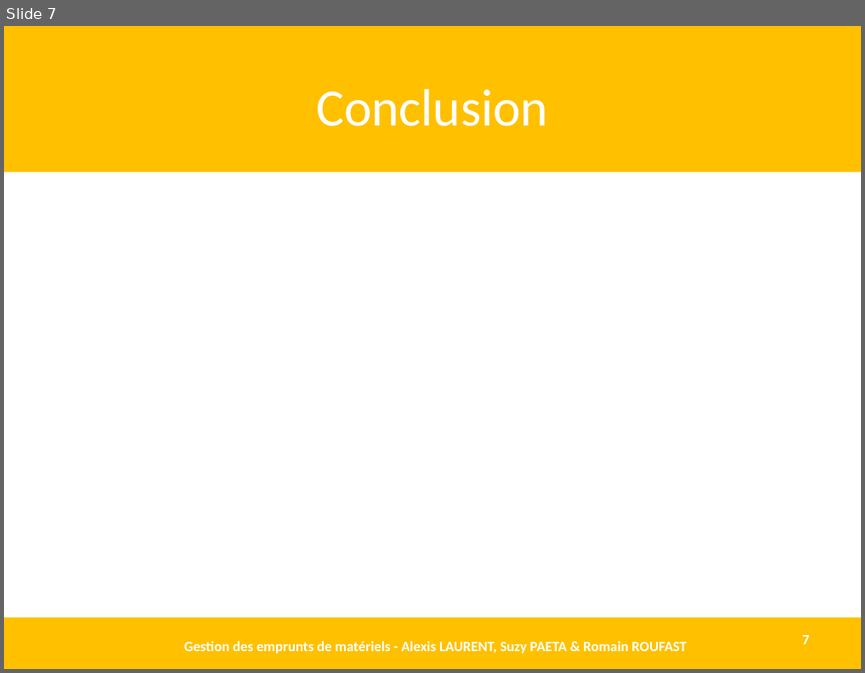
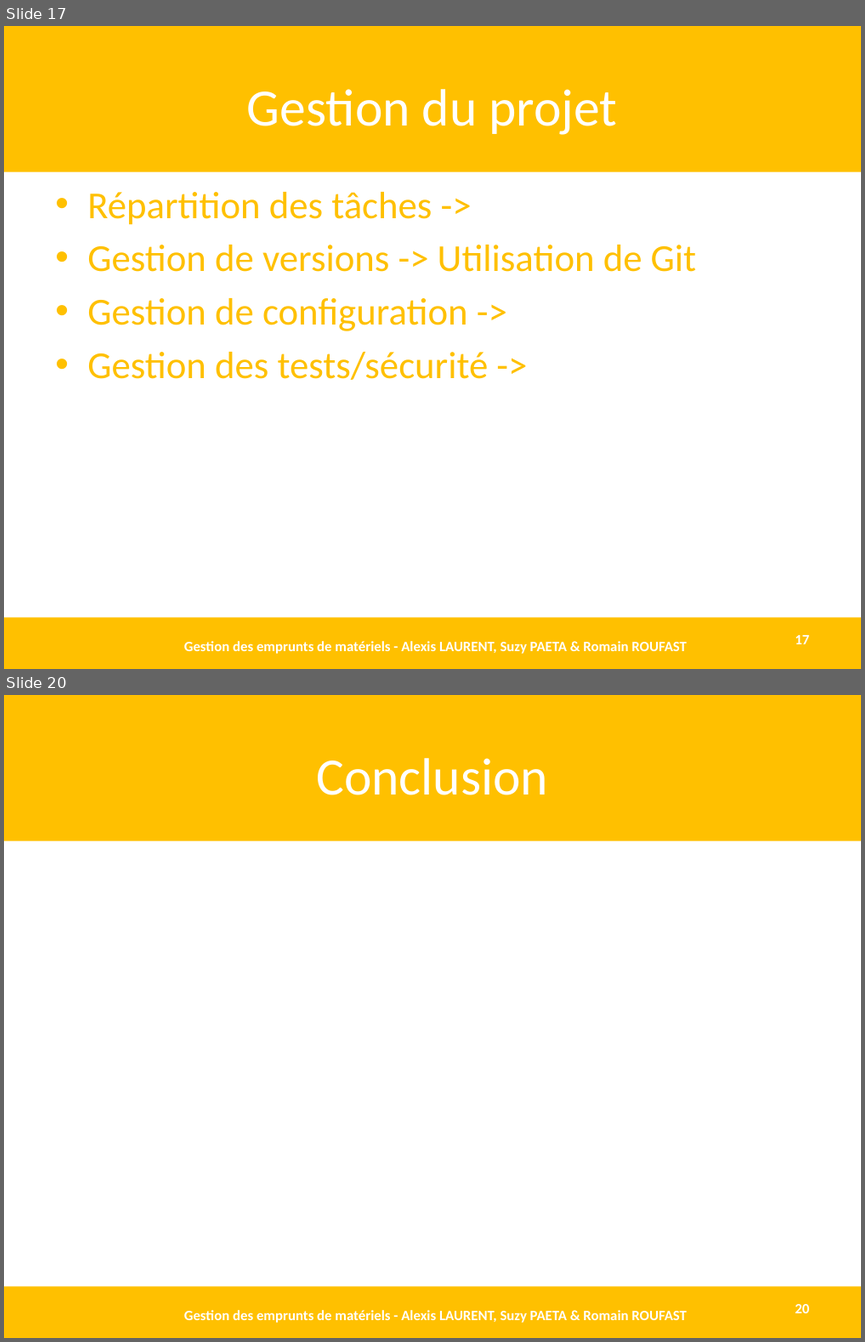
Before and after one commit to AlexisLaurent/Gestion_des_Emprunts, a slide deck: Livrables/D1.3 - DEF.pptx. Shown one above the other, each under a label of ours: slide 7 before the commit, slides 17 and 20 after it; the slides between them are not shown. The pictures are 865x673 and 865x1342 pixels, drawn with LibreOffice and Linux fonts; fonts in the diff are those of the drawing. Boxes give left, top, right and bottom in pixels: in the first picture for what was removed or moved away, otherwise in the second. Text is boxed around its words. In the diff, an @@ line names an element or a change of style, - is before the commit and + after.

```diff
--- a/Livrables/D1.3 - DEF.pptx
+++ b/Livrables/D1.3 - DEF.pptx
@@ slide 17 added at (x1=4, y1=26, x2=861, y2=669), background #FFFFFF @@
@@ rectangle added at (x1=4, y1=26, x2=861, y2=171), fill #FFC000 @@
@@ title added at (x1=247, y1=89, x2=617, y2=135), 44 pt, text #FFFFFF @@
+Gestion du projet
@@ text added at (x1=87, y1=192, x2=696, y2=380), 32 pt, text #FFC000 @@
+• Répartition des tâches ->
+• Gestion de versions -> Utilisation de Git
+• Gestion de configuration ->
+• Gestion des tests/sécurité ->
@@ rectangle added at (x1=4, y1=618, x2=861, y2=669), fill #FFC000 @@
@@ page number added at (x1=794, y1=635, x2=809, y2=644), 12 pt, text #FFFFFF, bold @@
+17
@@ text added at (x1=184, y1=641, x2=687, y2=653), 12 pt, text #FFFFFF, bold @@
+Gestion des emprunts de matériels - Alexis LAURENT, Suzy PAETA & Romain ROUFAST
@@ what was slide 7 is now slide 20 @@
@@ page number at (x1=794, y1=1304, x2=809, y2=1313): text changed @@
-7
+20
```
Also in this commit, not shown: 3 slides changed, 12 other slides added, 1 other file.
